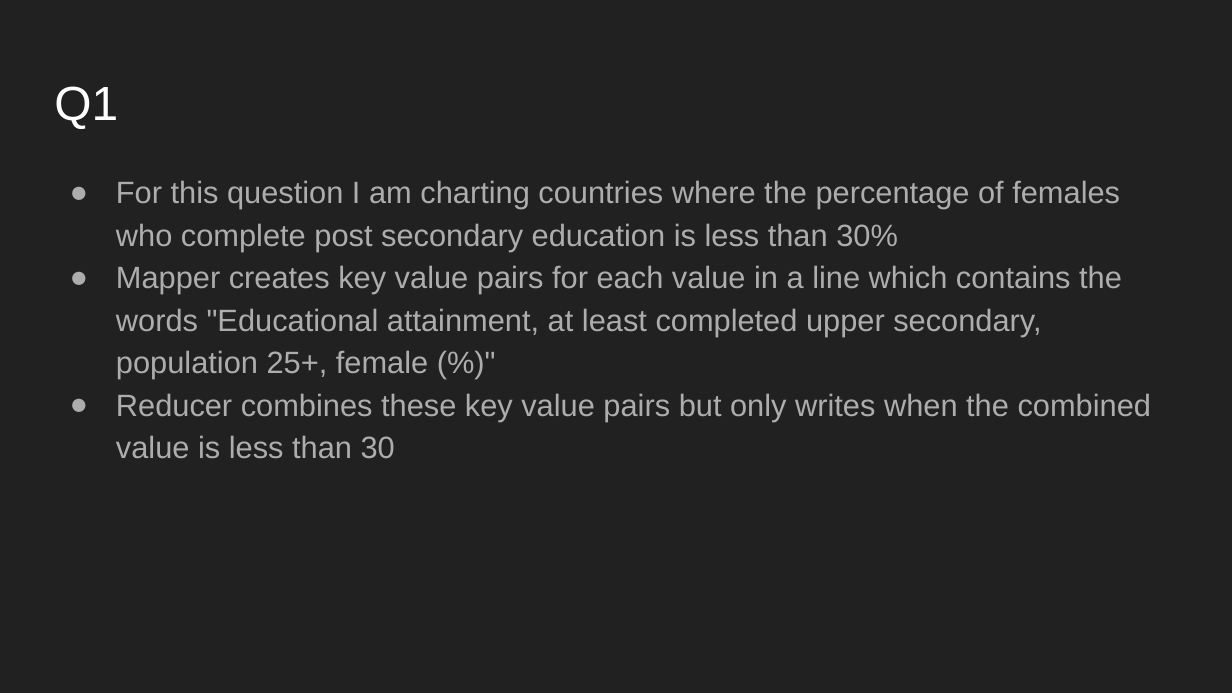
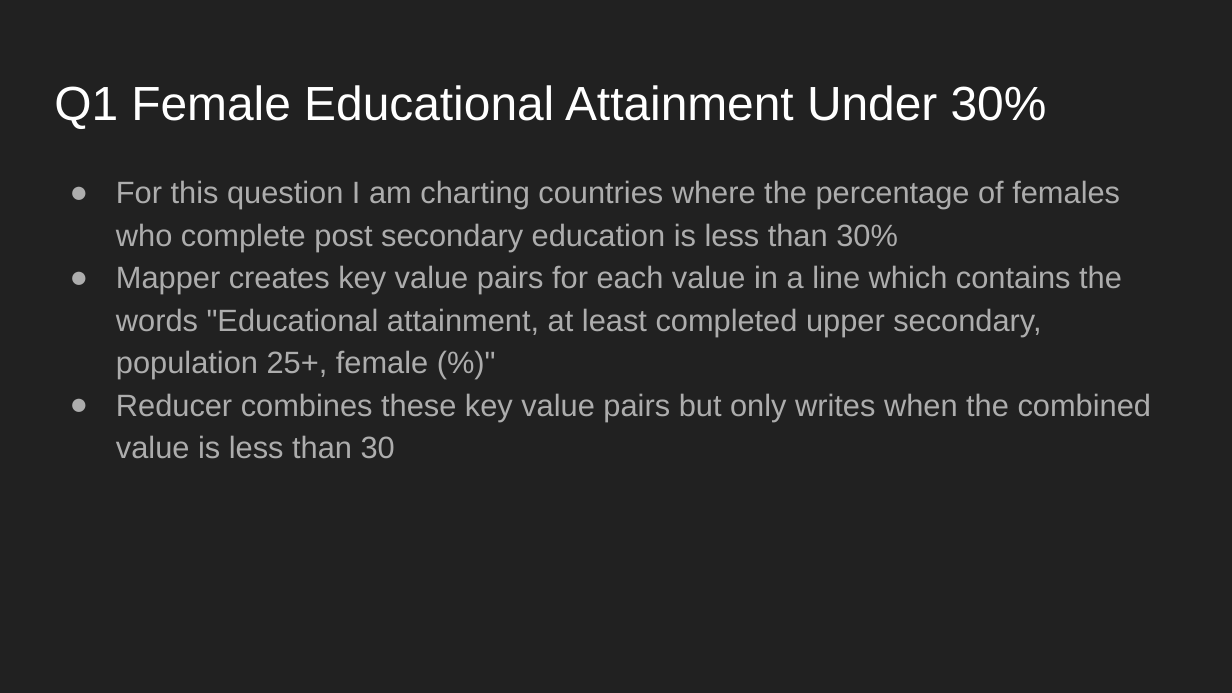
Before and after one commit to 1901-Big-Data/project-1-Joe-Spencer, a slide deck: slide 2 of Project 1_ Gender Stats.pptx. Drawn at 1232x693 pixels with LibreOffice and Linux fonts; fonts in the diff are those of the drawing. Boxes give left, top, right and bottom in pixels: in the first picture for what was removed or moved away, otherwise in the second. Text is boxed around its words. In the diff, an @@ line names an element or a change of style, - is before the commit and + after.

```diff
--- a/Project 1_ Gender Stats.pptx
+++ b/Project 1_ Gender Stats.pptx
@@ title at [54,85,1047,129]: text changed @@
-Q1
+Q1 Female Educational Attainment Under 30%
```
Also in this commit, not shown: 6 other slides changed, 2 other files.
